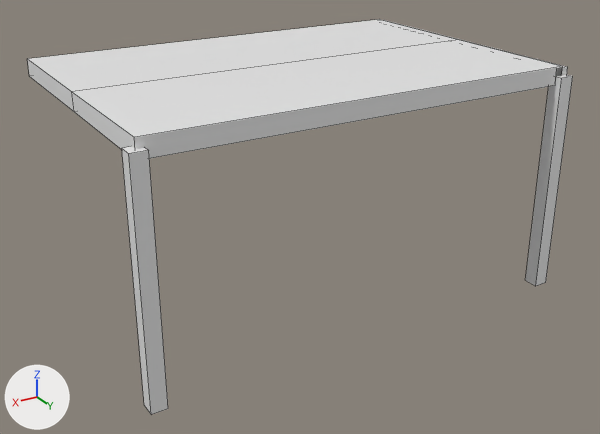
The FBX model Assets/Models/Tetrominos/Top/VPT4.fbx, before and after one commit.
Camera for both pictures: a camera (50 mm lens) standing at (-0.27, 4.19, 1.28) and looking at (-2.99, -0.35, -0.99). Arrows for +X, +Y and +Z are at lower left; the lights stay in place. Mesh edges are drawn as thin lines. Where no turn or scale is listed for an object, it has been applied to the vertices.
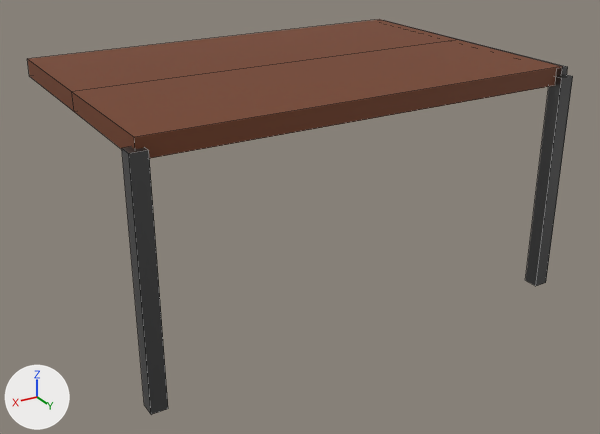
Patch to the scene script:
```diff
--- a/Assets/Models/Tetrominos/Top/VPT4.fbx.py
+++ b/Assets/Models/Tetrominos/Top/VPT4.fbx.py
@@ mat_metall @@
+mat_metall = principled_material('Metall')
+mat_metall.base_color = (0.135, 0.135, 0.135)  # dark grey #676767
+mat_metall.metallic = 0.85
+mat_metall.roughness = 0.28
@@ mat_wood @@
+mat_wood = principled_material('Wood')
+mat_wood.base_color = (0.174, 0.0489, 0.0162)  # brown #743e22
+mat_wood.roughness = 0.673
@@ me_cube_040 @@
 me_cube_040.from_pydata(...)  # 8 vertices, 6 faces; spans x -1.45..1.45, y -0.5..0.5, z -0.06..0.06
+me_cube_040.materials.append(mat_wood)  # brown #743e22
@@ me_cube_026 @@
 me_cube_026.from_pydata(...)  # 8 vertices, 6 faces; spans x -0.05..0.05, y -0.05..0.05, z -0.75..0.75
+me_cube_026.materials.append(mat_metall)  # dark grey #676767
@@ me_cube_024 @@
 me_cube_024.from_pydata(...)  # 8 vertices, 6 faces; spans x -1.45..1.45, y -0.5..0.5, z -0.06..0.06
+me_cube_024.materials.append(mat_wood)  # brown #743e22
@@ me_cube_043 @@
 me_cube_043.from_pydata(...)  # 8 vertices, 6 faces; spans x -0.05..0.05, y -0.05..0.05, z -0.75..0.75
+me_cube_043.materials.append(mat_metall)  # dark grey #676767
```

Pixel boxes (x1, y1, x2, y2) of what changed, in the pictures (600 x 434 px):
'Cube.027', recoloured (white to brown)
    both: (72, 40, 563, 158)
'Cube.013', recoloured (white to brown)
    both: (27, 19, 458, 111)
'Cube.030', recoloured
    both: (122, 146, 168, 414)
'Cube.015', recoloured
    both: (526, 75, 573, 286)
